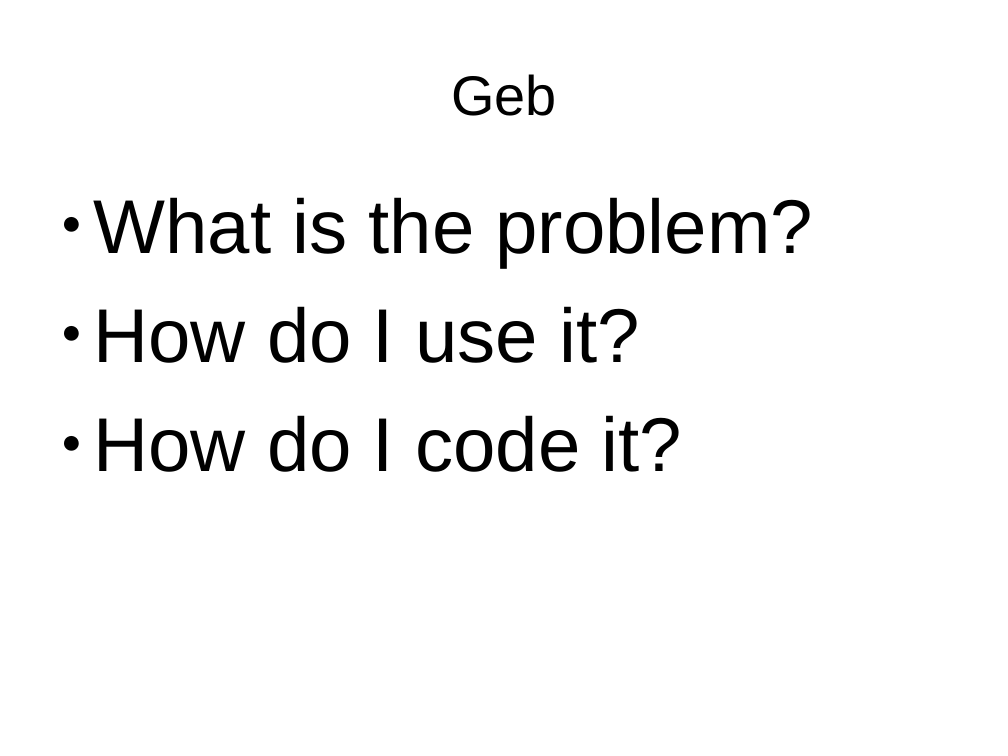
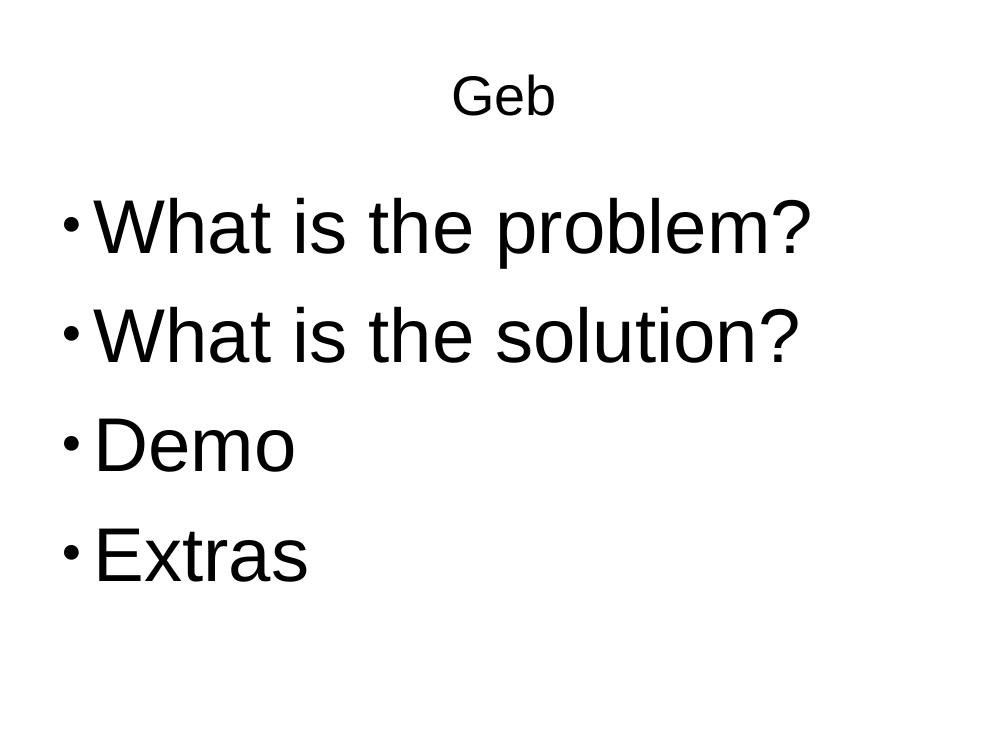
Before and after one commit to bherrmann7/simple-geb, a slide deck: slide 2 of talk/talk.odp. Drawn at 1008x756 pixels with LibreOffice and Linux fonts; fonts in the diff are those of the drawing. Boxes give left, top, right and bottom in pixels: in the first picture for what was removed or moved away, otherwise in the second. Text is boxed around its words. In the diff, an @@ line names an element or a change of style, - is before the commit and + after.

```diff
--- a/talk/talk.odp
+++ b/talk/talk.odp
@@ text at (x1=94, y1=306, x2=801, y2=582): text changed @@
-● How do I use it?
-● How do I code it?
+● What is the solution?
+● Demo
+● Extras
```
Also in this commit, not shown: 3 other slides changed.
